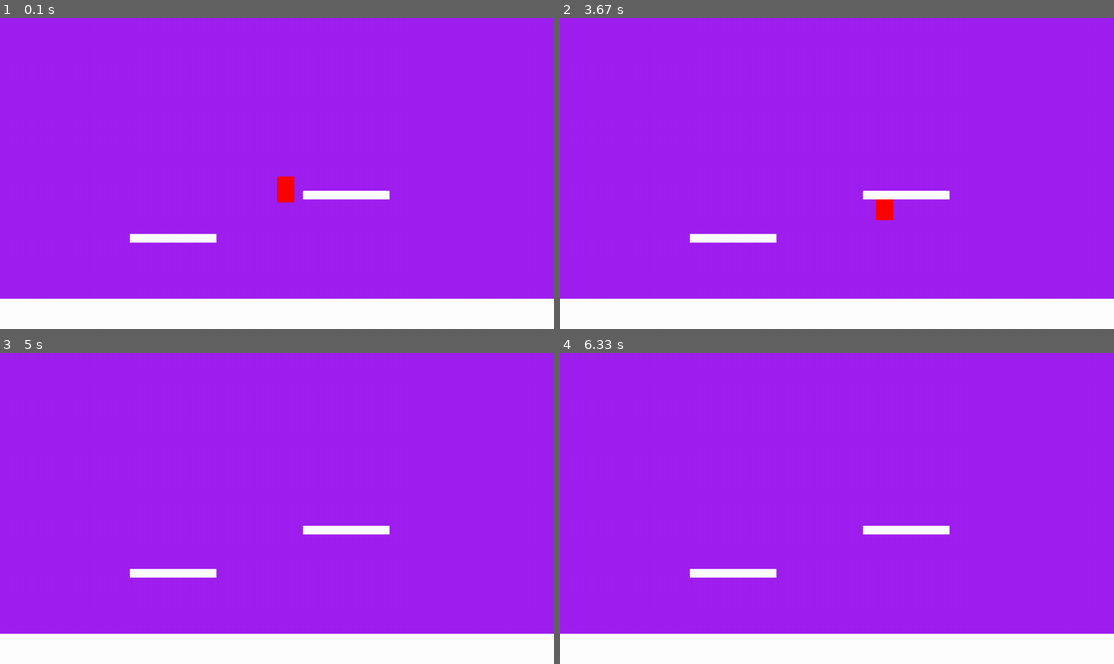
Above: before the commit, frames 1-4 (two rows, left to right).
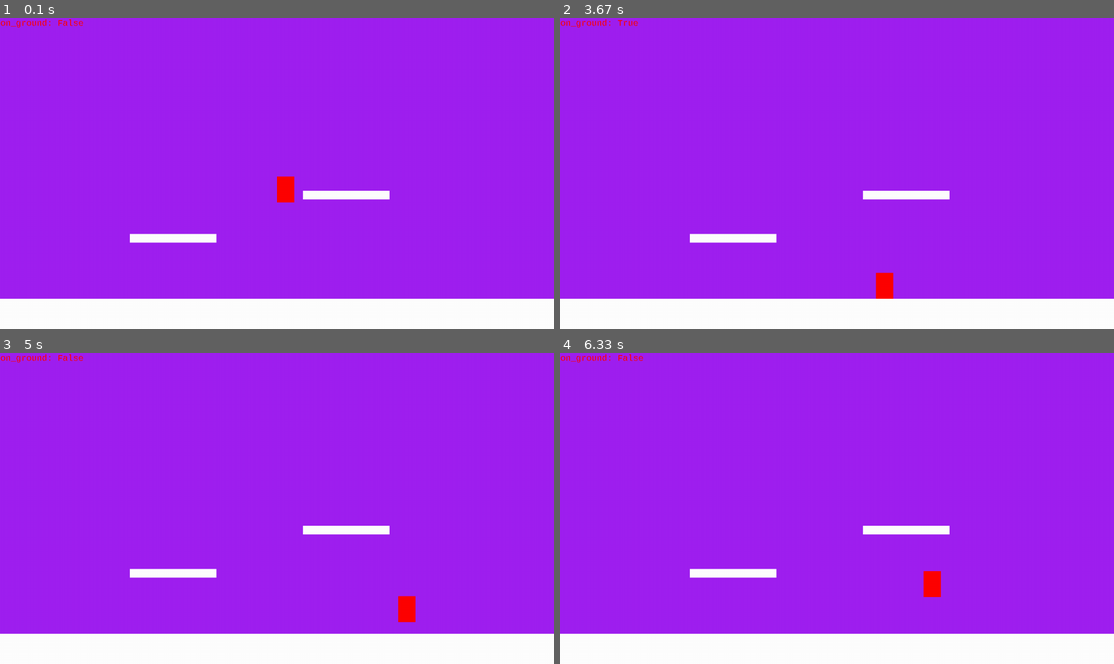
Above: after the commit, the same moments.

Repository: TheJolman/Pygame
Game: pygame game, started from side-scroller/main.py
Two runs of this game, one before a commit and one after it. Both use one fixed random seed, a clock stepped at 60 frames per second and the inputs below.
Inputs:
- Up to frame 1 (0.1 s): no input
- Up to frame 2 (3.67 s): hold D 0.33-0.8 s; hold D 0.83-1.3 s; hold A 1.33-1.87 s; hold A 1.9-2.3 s; hold D 2.33-2.97 s; tap Space at 3, 3.4 s; hold A from 3.33 s (still down)
- Up to frame 3 (5 s): tap Space at 3.7, 3.9, 4.2, 4.4, 4.7, 4.9 s; release A at 3.8 s; hold D 3.83-4.3 s; hold D 4.33-4.8 s; hold A from 4.83 s (still down)
- Up to frame 4 (6.33 s): tap Space at 5.2, 5.47, 5.77, 5.9, 6.2 s; release A at 5.37 s; hold A 5.4-5.8 s; hold D from 5.83 s (still down)

The runs differ from the first frame. In frame 1, 0.1% of the frame differs, in the area x 0-15%, y 0-4%; in frame 2, 0.6%, in the area x 0-61%, y 0-91%; in frame 3, 0.4%; in frame 4, 0.4%.

Commit message:
add debug text

Diff:
--- a/side-scroller/main.py
+++ b/side-scroller/main.py
@@ -2,6 +2,8 @@
 import sys
 
 pg.init()
+pg.font.init()
+font = pg.font.SysFont('monospace', 20)
 screen = pg.display.set_mode((1280, 720))
 clock = pg.time.Clock()
 
@@ -31,6 +33,7 @@
             if event.type == pg.KEYDOWN:
                 if event.key == pg.K_SPACE and self.on_ground:
                     self.vel.y = JUMP_FORCE
+                    self.on_ground = False
 
     def update(self):
         self.vel.y += GRAVITY
@@ -75,6 +78,8 @@
 
     # ---- Draw ----
     screen.fill("purple")
+    text = font.render(f'on_ground: {player.on_ground}', False, "red")
+    screen.blit(text, (1, 1))
     player.draw(screen)
     for plat in platforms:
         pg.draw.rect(screen, "white", plat)
